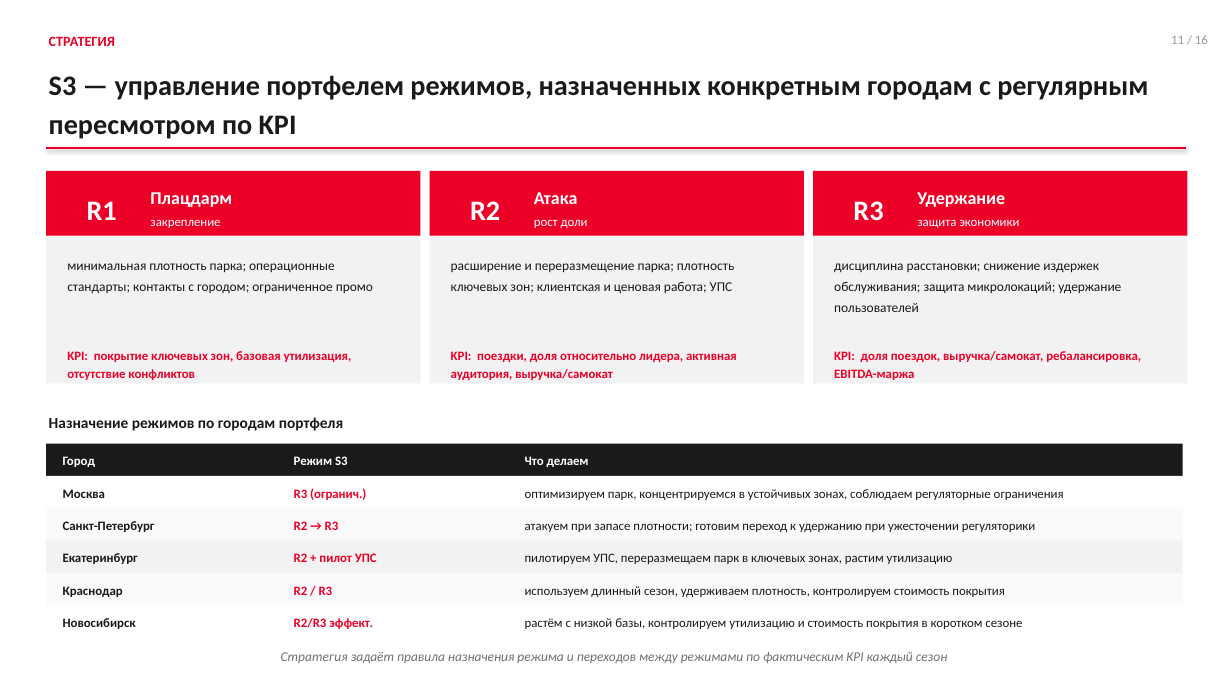
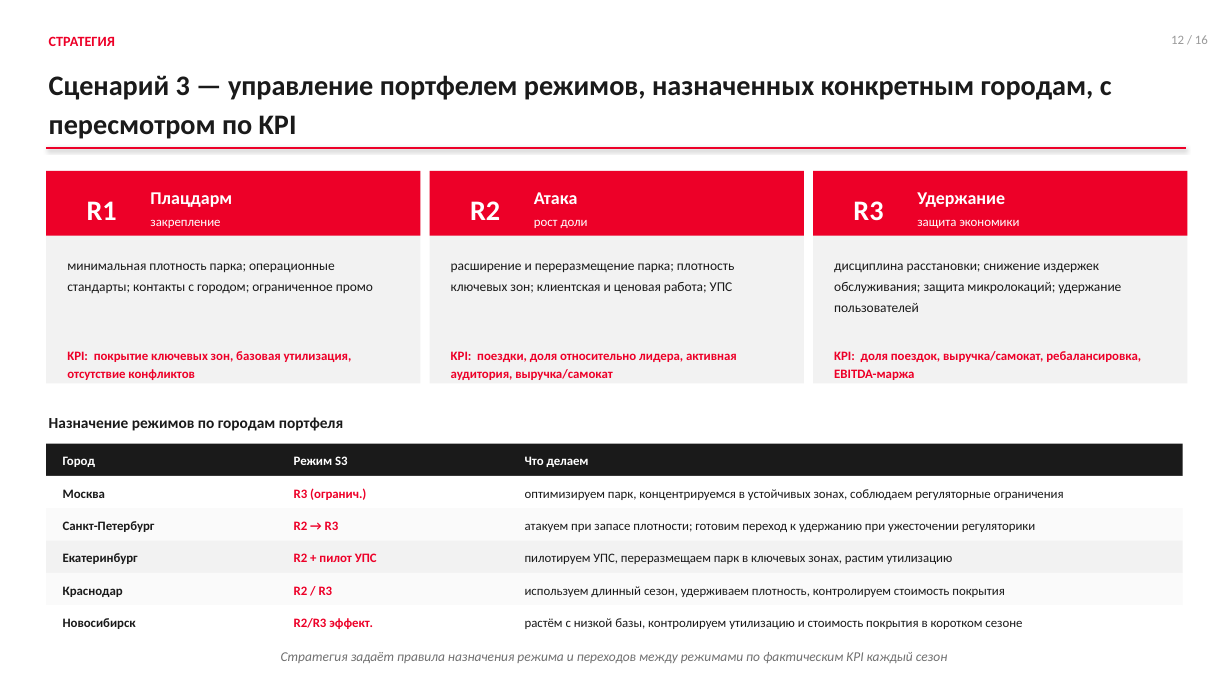
Before and after one commit to alalolop3-hue/-, a slide deck: slide 12 of vkr/VKR_presentation.pptx (slide 11 before the commit). Drawn at 1232x693 pixels with LibreOffice and Linux fonts; fonts in the diff are those of the drawing. Boxes give left, top, right and bottom in pixels: in the first picture for what was removed or moved away, otherwise in the second. Text is boxed around its words. In the diff, an @@ line names an element or a change of style, - is before the commit and + after.

```diff
--- a/vkr/VKR_presentation.pptx
+++ b/vkr/VKR_presentation.pptx
@@ text at box(49, 75, 1112, 139): text changed @@
-S3 — управление портфелем режимов, назначенных конкретным городам с регулярным пересмотром по KPI
+Сценарий 3 — управление портфелем режимов, назначенных конкретным городам, с пересмотром по KPI
```
Also in this commit, not shown: 8 other slides changed, 5 slides added, 5 slides removed, 4 other files.
